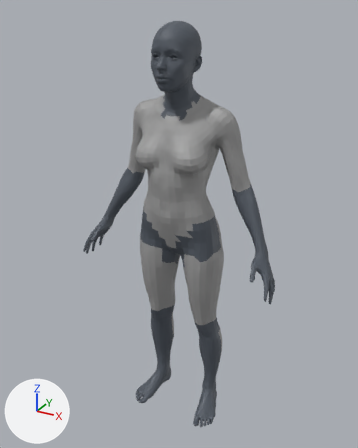
One commit to the Blender file assets_3d/source_blend/base_mannequin_female.blend: the scene before it, then after it.
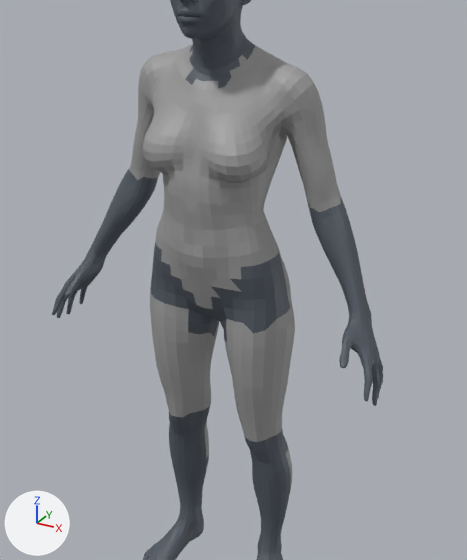
There are two pictures of each version: one whole from a 50 mm camera at (0.877, -1.599, 1.705) aimed at (-0.015, 0.024, 0.894), one close up on the part from 15% to 90% of the width and 15% to 88% of the height. The lights are fixed; the arrows at lower left show +X, +Y and +Z. The last two pictures show the newer version.

The first close-up shows 'Body_Head_Neck', 'Body_Joints_Hands_Feet', 'Mesh_Muscle_Abs_Core', 'Mesh_Muscle_Biceps', 'Mesh_Muscle_Chest', 'Mesh_Muscle_Quads', 'Mesh_Muscle_Shoulders', 'Mesh_Muscle_Traps', 'Mesh_Muscle_Triceps' and 4 more.
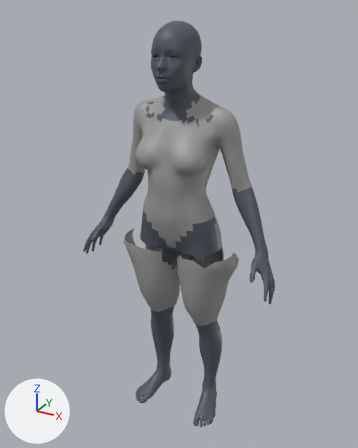
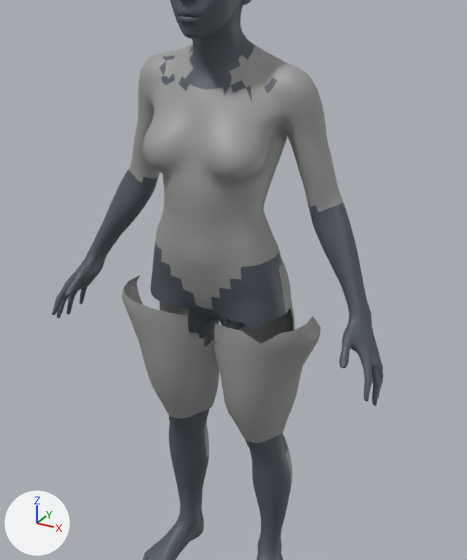
The newer file adds a shape key; the second version is drawn at full value of the shape key 'Morph_BodyFat' of 'Mesh_Muscle_Quads', and the change is written as the vertex moves it makes.

What differs and where, as boxes (x1, y1, x2, y2) in the close-ups (467 x 560 px; the box of a moved part takes in the faces that stretch with it):
'Mesh_Muscle_Quads', reshaped (38% wider, 10% taller)
    before: (150, 289, 294, 442)
    after: (122, 275, 321, 443)
'Mesh_Muscle_Traps', reshaped
    before: (159, 43, 289, 87)
    after: (164, 43, 282, 87)
part 1 of me_body_joints_hands_feet, added
    after: (159, 56, 175, 85)
part 2 of me_body_joints_hands_feet, moved or reshaped
    before: (211, 197, 383, 406)
    after: (219, 203, 384, 406)
part 3 of me_body_joints_hands_feet, reshaped
    before: (185, 69, 231, 88)
    after: (179, 69, 277, 102)
part 5 of me_mesh_muscle_traps, moved or reshaped
    before: (159, 53, 279, 87)
    after: (164, 53, 272, 87)
part 6 of me_mesh_muscle_chest, moved or reshaped
    before: (150, 70, 274, 143)
    after: (150, 81, 287, 194)
part 7 of me_mesh_muscle_abs_core, moved or reshaped
    before: (194, 267, 242, 298)
    after: (194, 267, 231, 298)
part 8 of me_mesh_muscle_quads, rebuilt
    before: (150, 289, 215, 417)
    after: (122, 275, 219, 419)
part 9 of me_mesh_muscle_quads, rebuilt (54% wider)
    before: (224, 309, 294, 442)
    after: (213, 316, 321, 443)
'Mesh_Muscle_Hamstrings', unchanged, uncovered by the edit
    before: (209, 304, 295, 404)
    after: (159, 301, 295, 347)

Edits to the bpy script that builds the scene:
```text
Change me_mesh_muscle_quads:
    remove me_mesh_muscle_quads.from_pydata(...)  # 203 vertices, 186 faces; spans x -0.183..0.184, y -0.078..0.048, z 0.475..0.829
    add me_mesh_muscle_quads.from_pydata(...)  # 221 vertices, 193 faces; spans x -0.25..0.25, y -0.112..0.065, z 0.475..0.829
    me_mesh_muscle_quads part 8: the loose piece of 103 vertices spanning x -0.183..-0.022, y -0.077..0.048, z 0.475..0.829 is rebuilt with 112 vertices and now spans x -0.25..0.004, y -0.112..0.065, z 0.475..0.829
    me_mesh_muscle_quads part 9: the loose piece of 100 vertices spanning x 0.022..0.184, y -0.078..0.048, z 0.478..0.829 is rebuilt with 109 vertices and now spans x -0.005..0.25, y -0.111..0.065, z 0.478..0.829
    me_mesh_muscle_quads part 10: the surface is now shaded smooth
Change me_body_joints_hands_feet:
    remove me_body_joints_hands_feet.from_pydata(...)  # 2807 vertices, 3766 faces; spans x -0.426..0.426, y -0.121..0.143, z 0.0..1.366
    add me_body_joints_hands_feet.from_pydata(...)  # 3308 vertices, 4121 faces; spans x -0.426..0.426, y -0.121..0.143, z 0.0..1.377
    me_body_joints_hands_feet part 1: a new loose piece of 16 vertices spanning x -0.148..-0.085, y -0.037..0.015, z 1.322..1.377, in mat_mat_body_neutral (greyish blue #545b65)
    me_body_joints_hands_feet part 2: 7 vertices moved from x 0.03..0.419, y -0.09..0.063, z 0.706..1.105 to x 0.048..0.419, y -0.086..0.061, z 0.706..1.092; 98 vertices removed from x 0.102..0.425, y -0.111..0.092, z 0.703..1.101; 199 vertices added at x 0.077..0.426, y -0.111..0.091, z 0.703..1.092
    me_body_joints_hands_feet part 3: 6 vertices removed from x -0.032..0.044, y -0.054..-0.039, z 1.334..1.359; 33 vertices added at x -0.072..0.142, y -0.058..-0.004, z 1.309..1.36
    me_body_joints_hands_feet part 4: the surface is now shaded smooth
    other edits to the shape of me_body_joints_hands_feet do not show in these pictures
Change me_mesh_muscle_traps:
    remove me_mesh_muscle_traps.from_pydata(...)  # 227 vertices, 214 faces; spans x -0.15..0.15, y -0.05..0.106, z 1.172..1.427
    add me_mesh_muscle_traps.from_pydata(...)  # 236 vertices, 208 faces; spans x -0.132..0.132, y -0.046..0.106, z 1.182..1.427
    me_mesh_muscle_traps part 5: 4 vertices moved from x -0.104..0.045, y -0.05..0.099, z 1.172..1.338 to x -0.096..0.053, y -0.046..0.1, z 1.194..1.34; 39 vertices removed from x -0.15..0.15, y -0.032..0.104, z 1.21..1.413; 48 vertices added at x -0.117..0.125, y -0.039..0.104, z 1.194..1.414
Change me_mesh_muscle_chest:
    remove me_mesh_muscle_chest.from_pydata(...)  # 228 vertices, 213 faces; spans x -0.168..0.168, y -0.133..0.03, z 1.15..1.352
    add me_mesh_muscle_chest.from_pydata(...)  # 257 vertices, 230 faces; spans x -0.168..0.168, y -0.133..0.03, z 1.118..1.342
    me_mesh_muscle_chest part 6
    26 vertices are removed from x -0.133..0.133, y -0.097..-0.011, z 1.258..1.352
    64 faces are deleted
    2 vertices move from x -0.009..0.001, y -0.057..-0.046, z 1.328..1.343 to x -0.02..0.001, y -0.057..-0.056, z 1.328..1.331
    55 vertices are added at x -0.155..0.155, y -0.121..0.025, z 1.118..1.342
    81 new faces join them
Change me_mesh_muscle_abs_core:
    remove me_mesh_muscle_abs_core.from_pydata(...)  # 190 vertices, 170 faces; spans x -0.147..0.148, y -0.121..0.045, z 0.828..1.169
    add me_mesh_muscle_abs_core.from_pydata(...)  # 166 vertices, 142 faces; spans x -0.147..0.148, y -0.121..0.038, z 0.828..1.143
    me_mesh_muscle_abs_core part 7: 1 vertex moved from x 0.102, y -0.077, z 0.897 to x 0.077, y -0.082, z 0.901; 1 vertex removed from x 0.03, y -0.09, z 0.9; 2 vertices added at x 0.021..0.048, y -0.098..-0.086, z 0.899..0.924
    other edits to the shape of me_mesh_muscle_abs_core do not show in these pictures
```
